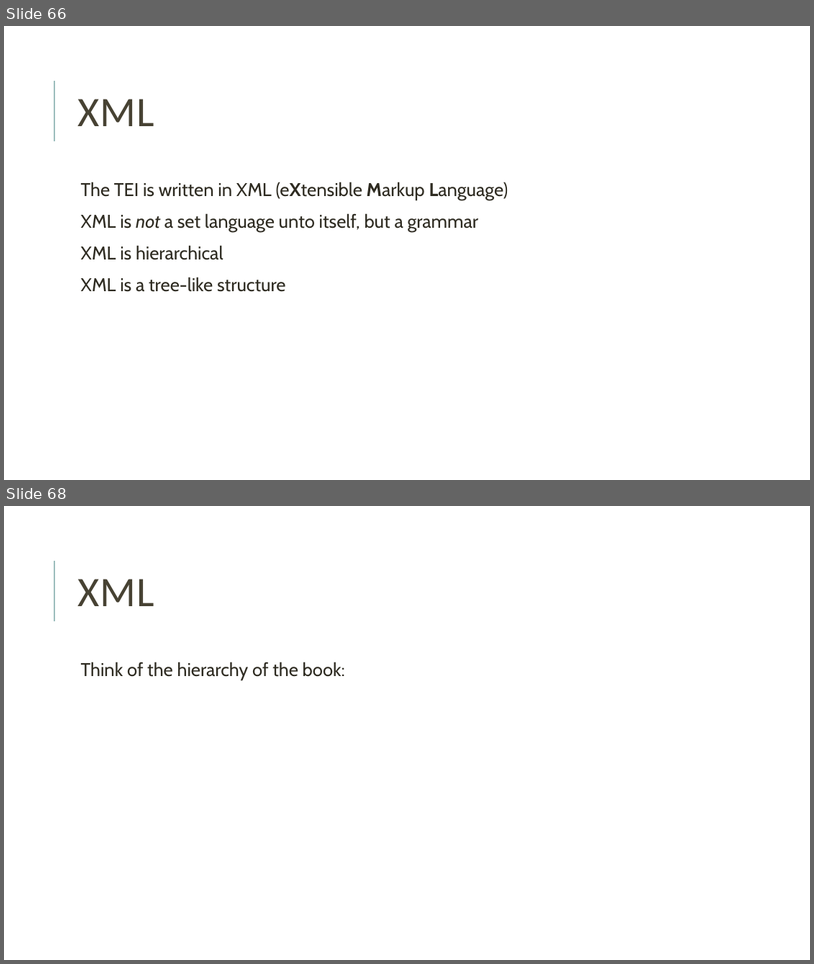
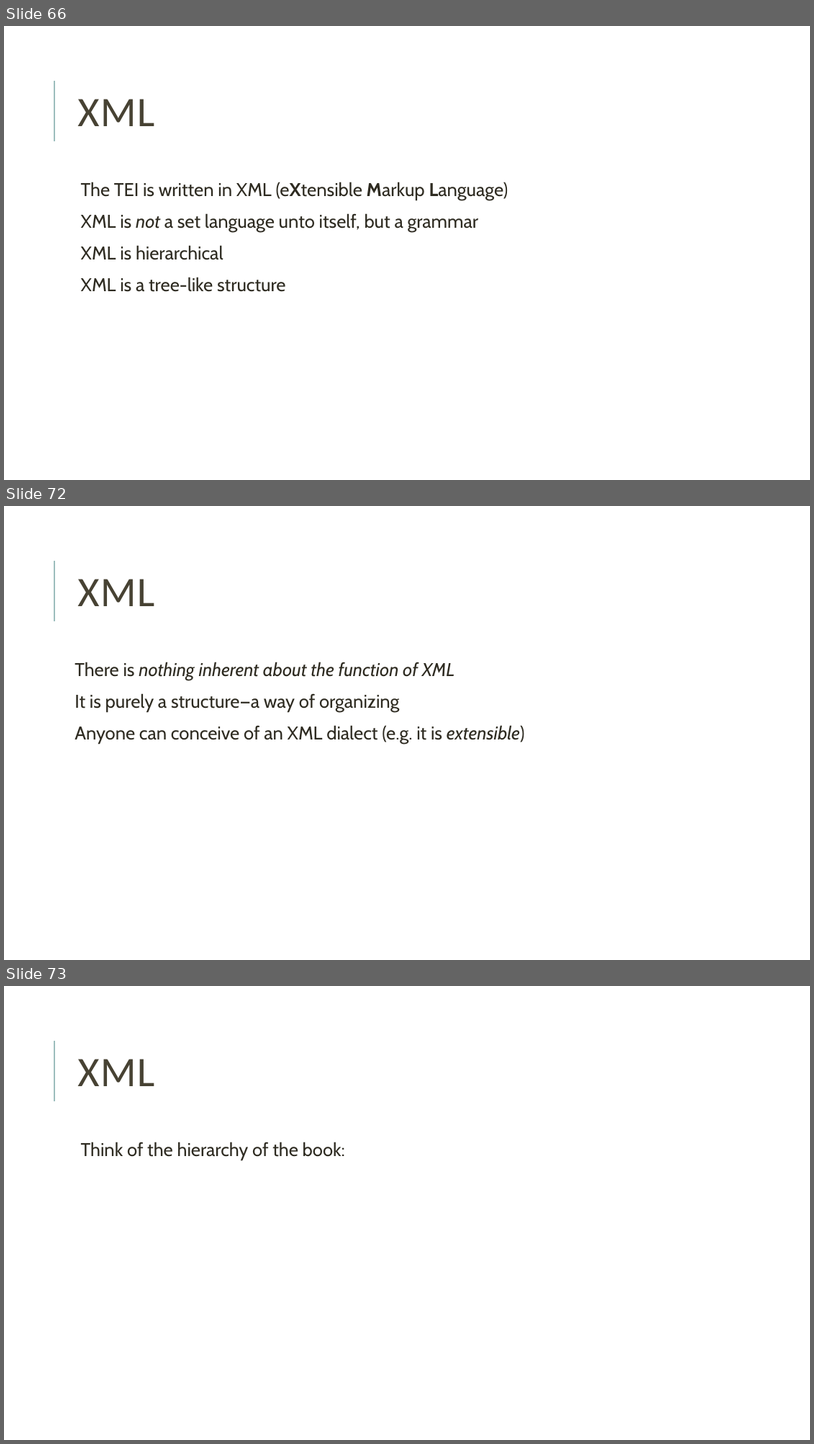
Before and after one commit to joeytakeda/teiworkshop, a slide deck: sept20/TEIWorkshop_1.pptx. Shown one above the other, each under a label of ours: slides 66 and 68 before the commit, slides 66, 72 and 73 after it; the slides between them are not shown. The pictures are 814x964 and 814x1444 pixels, drawn with LibreOffice and Linux fonts; fonts in the diff are those of the drawing. Boxes give left, top, right and bottom in pixels: in the first picture for what was removed or moved away, otherwise in the second. Text is boxed around its words. In the diff, an @@ line names an element or a change of style, - is before the commit and + after.

```diff
--- a/sept20/TEIWorkshop_1.pptx
+++ b/sept20/TEIWorkshop_1.pptx
@@ slide 72 added at [4, 506, 810, 960], background #FFFFFF; not listed: 1 template element that a slide beside it also shows @@
@@ title added at [77, 579, 154, 606], 50 pt, text #474233 @@
+XML
@@ text added at [75, 662, 525, 744], 22 pt, text #2E2B21 @@
+There is nothing inherent about the function of XML
+It is purely a structure—a way of organizing
+Anyone can conceive of an XML dialect (e.g. it is extensible)
@@ what was slide 68 is now slide 73 @@
```
Also in this commit, not shown: 1 slide changed, 4 other slides added, 1 other file.
